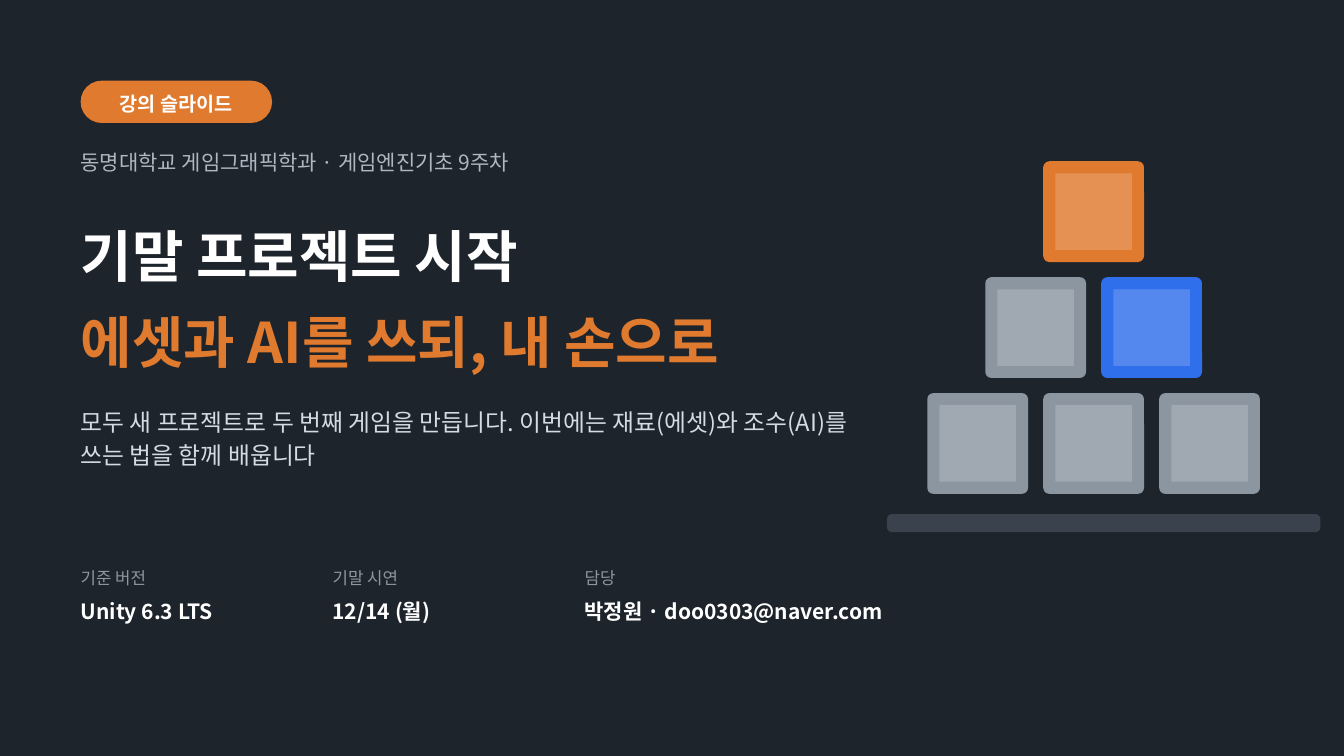
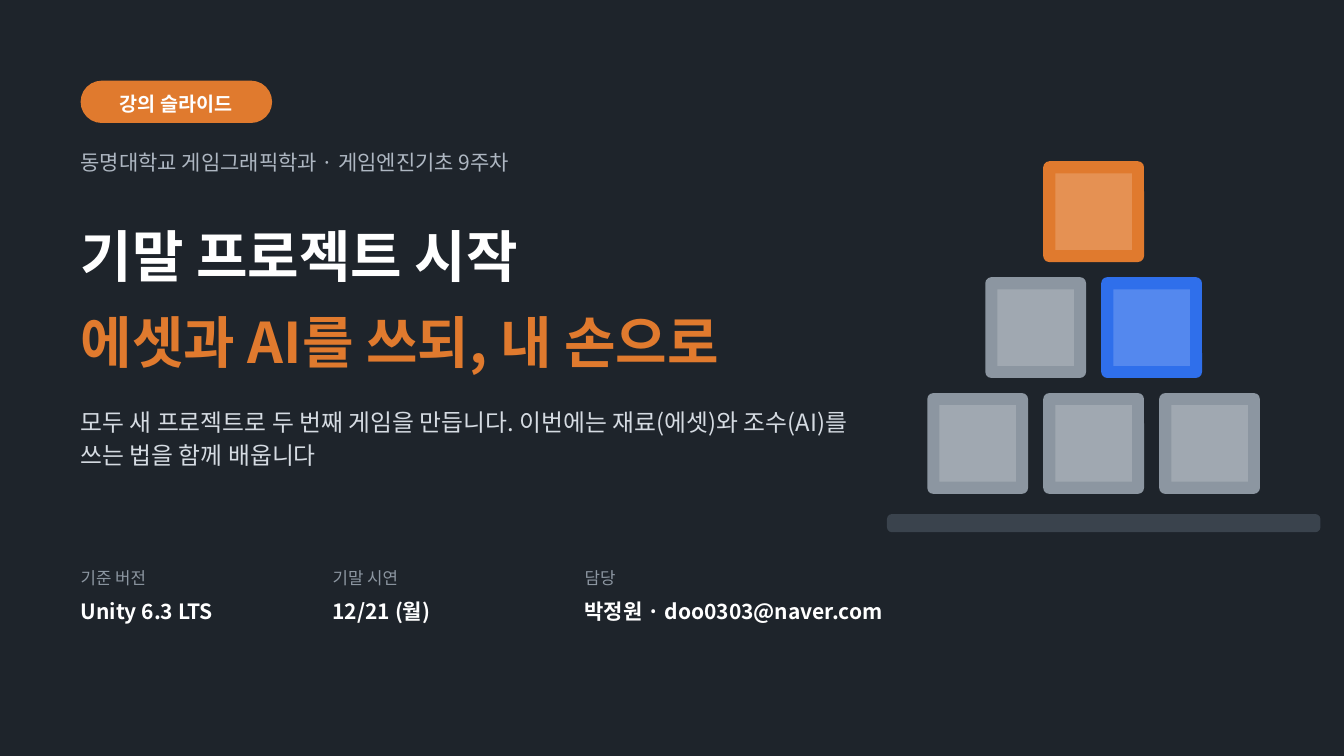
Before and after one commit to iplay-garden/game-engine-basics, a slide deck: slide 1 of 9주차/한국어/게임엔진기초_9주차_오프라인_강의슬라이드.pptx. Drawn at 1344x756 pixels with LibreOffice and Linux fonts; fonts in the diff are those of the drawing. Boxes give left, top, right and bottom in pixels: in the first picture for what was removed or moved away, otherwise in the second. Text is boxed around its words. In the diff, an @@ line names an element or a change of style, - is before the commit and + after.

```diff
--- a/9주차/한국어/게임엔진기초_9주차_오프라인_강의슬라이드.pptx
+++ b/9주차/한국어/게임엔진기초_9주차_오프라인_강의슬라이드.pptx
@@ text at box(333, 601, 430, 623): text changed @@
-12/14 (월)
+12/21 (월)
```
Also in this commit, not shown: 2 other slides changed, 6 other files.
